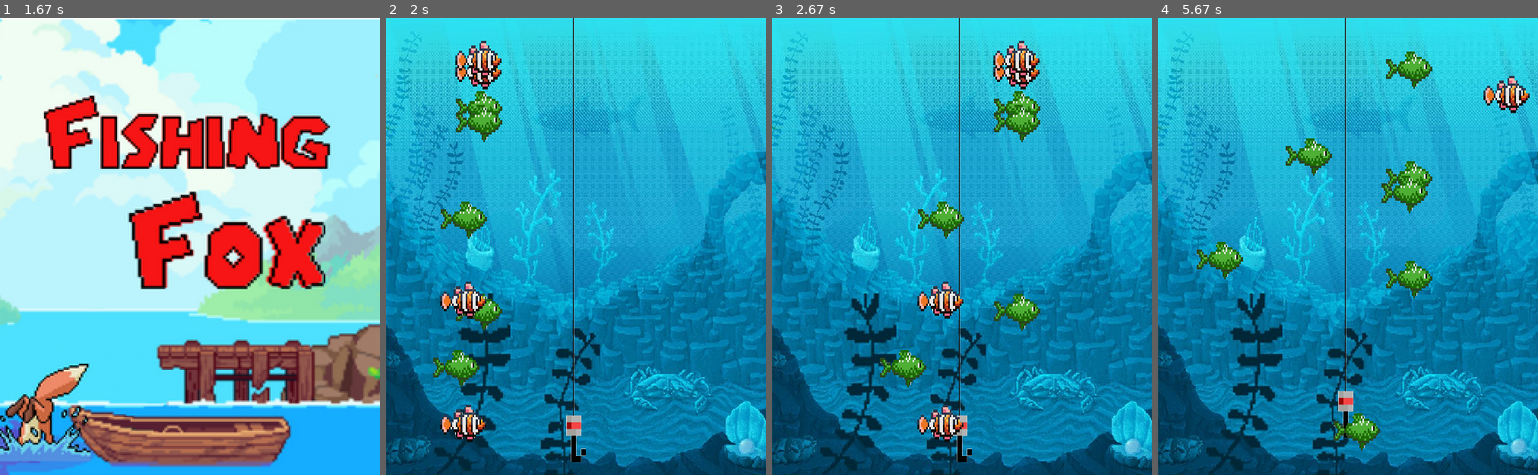
Above: before the commit, frames 1-4 (left to right).
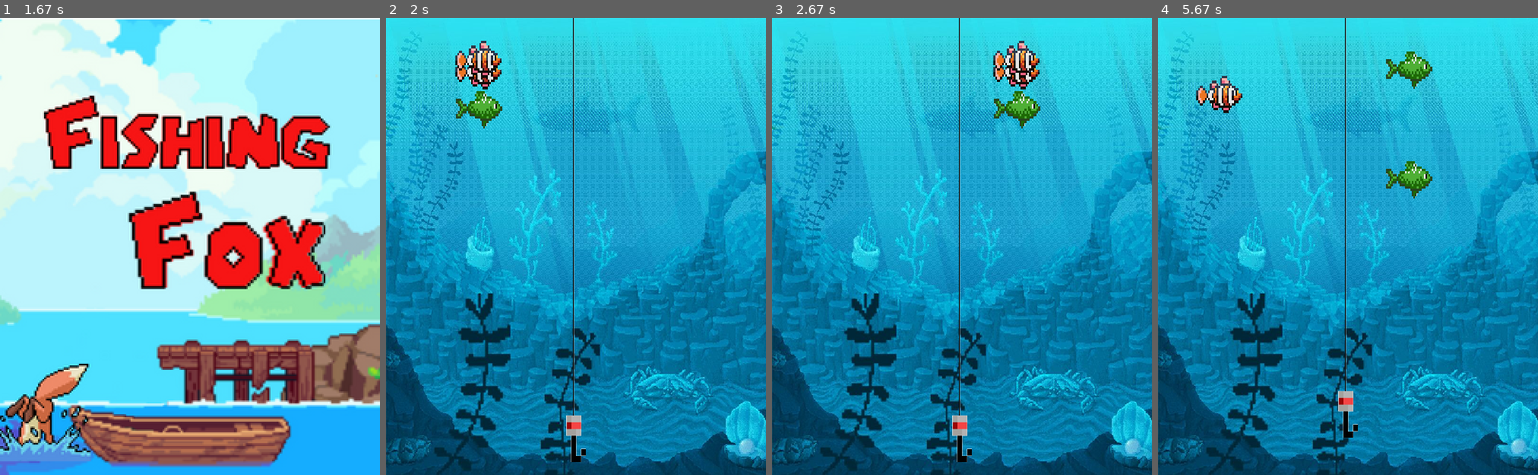
Above: after the commit, the same moments.

Repository: MaluSevilha/PyGame_final
Game: pygame game, started from jogo_principal.py
Two runs of this game, one before a commit and one after it. Both use one fixed random seed, a clock stepped at 60 frames per second and the inputs below.
Inputs:
- Up to frame 1 (1.67 s): hold Up 0.33-0.8 s; hold Down from 1.57 s (still down)
- Up to frame 2 (2 s): release Down at 1.93 s; hold Up from 1.97 s (still down)
- Up to frame 3 (2.67 s): release Up at 2.27 s; hold Down 2.3-2.6 s; hold Up from 2.63 s (still down)
- Up to frame 4 (5.67 s): release Up at 3 s; hold Down 3.03-3.4 s; hold Up 3.43-3.73 s; hold Down 3.77-4.07 s; hold Up 4.1-4.47 s; hold Down 4.5-4.87 s; hold Up 4.9-5.2 s; hold Down 5.23-5.53 s; hold Up from 5.57 s (still down)

Frame 1 is identical in both runs. In frame 2, 2.9% of the frame differs, in the area x 12-31%, y 19-93%; in frame 3, 3.1%; in frame 4, 3.6%, in the area x 10-98%, y 12-95%.

Commit message:
Alterando qntd de peixes

Diff:
--- a/tela_jogo.py
+++ b/tela_jogo.py
@@ -25,7 +25,7 @@
     all_sprites.add(player)
 
     # Criando os peixes
-    for i in range(9):
+    for i in range(3):
         peixe = Peixes(assets)
         all_sprites.add(peixe)
         all_fish.add(peixe)
